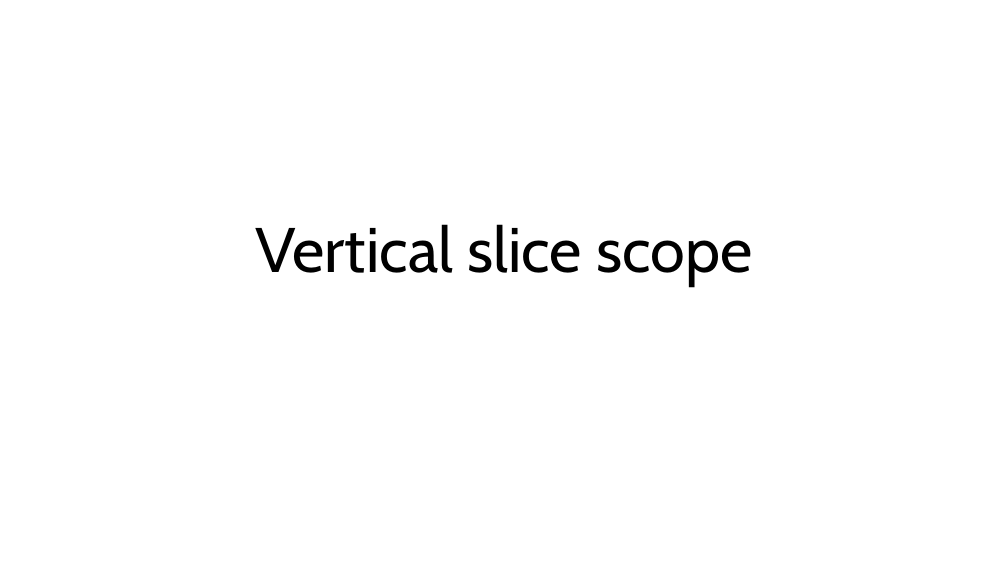
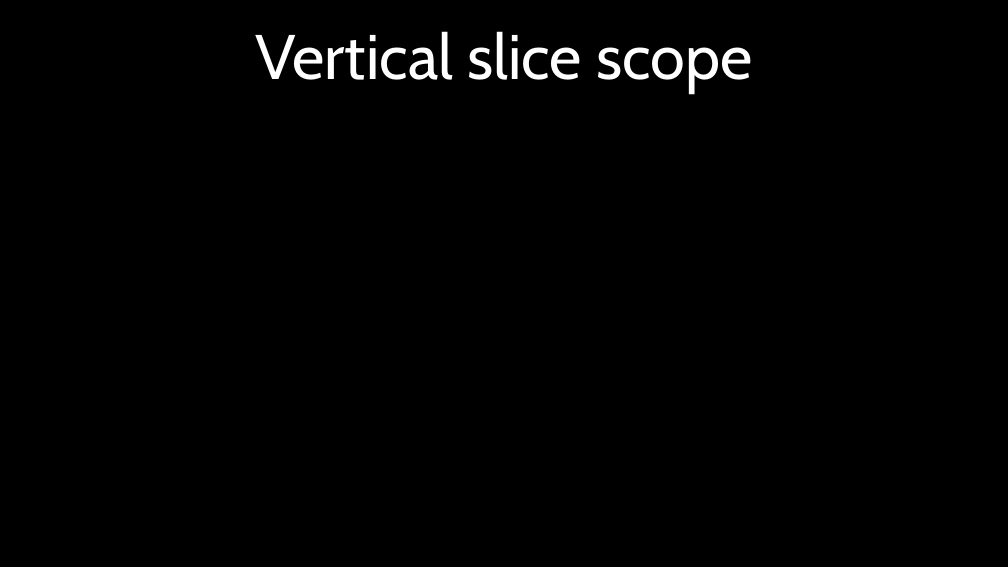
Before and after one commit to ToastKing1/VDeerStreamingTalents, a slide deck: slide 3 of Presentation/Week 14 Presentation.pptx. Drawn at 1008x567 pixels with LibreOffice and Linux fonts; fonts in the diff are those of the drawing. Boxes give left, top, right and bottom in pixels: in the first picture for what was removed or moved away, otherwise in the second. Text is boxed around its words. In the diff, an @@ line names an element or a change of style, - is before the commit and + after.

```diff
--- a/Presentation/Week 14 Presentation.pptx
+++ b/Presentation/Week 14 Presentation.pptx
@@ background #FFFFFF to #000000 @@
@@ title "Vertical slice scope": place and size @@
-title "Vertical slice scope" at [256,224,752,287]
+title "Vertical slice scope" at [256,31,752,94]
@@ title "Vertical slice scope" at [256,31,752,94]: text colour #000000 to #FFFFFF @@
```
Also in this commit, not shown: 3 other slides changed, 5 slides added, 3 slides removed, 1 other file.
